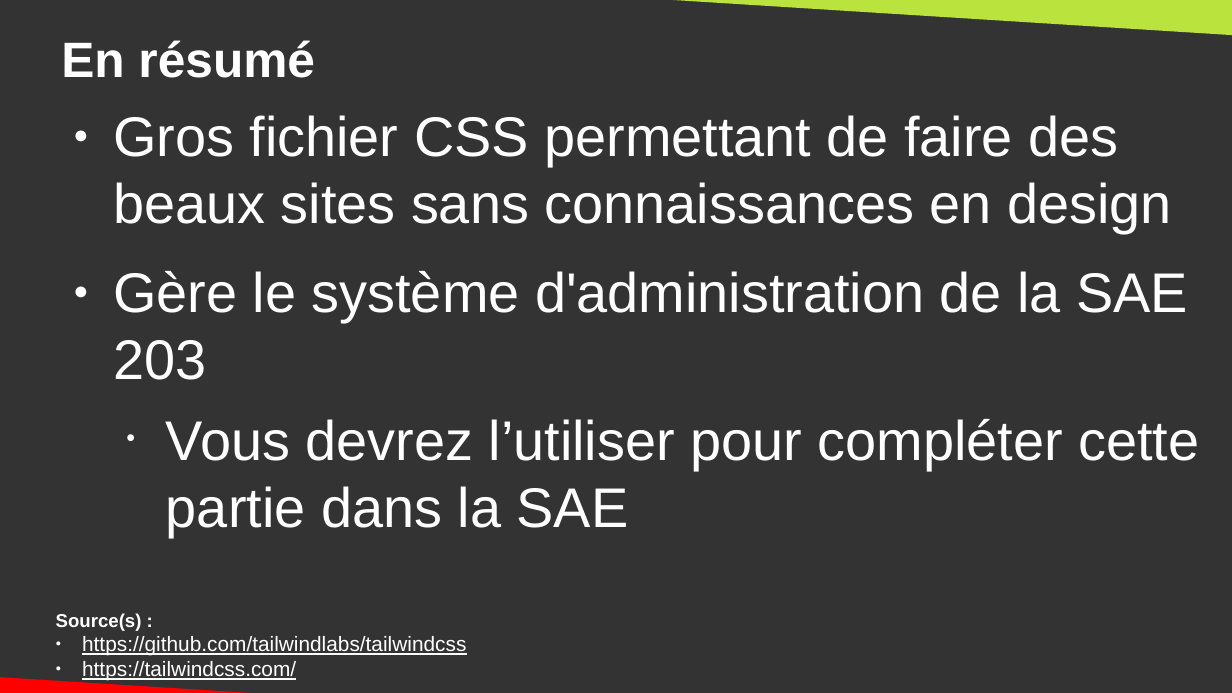
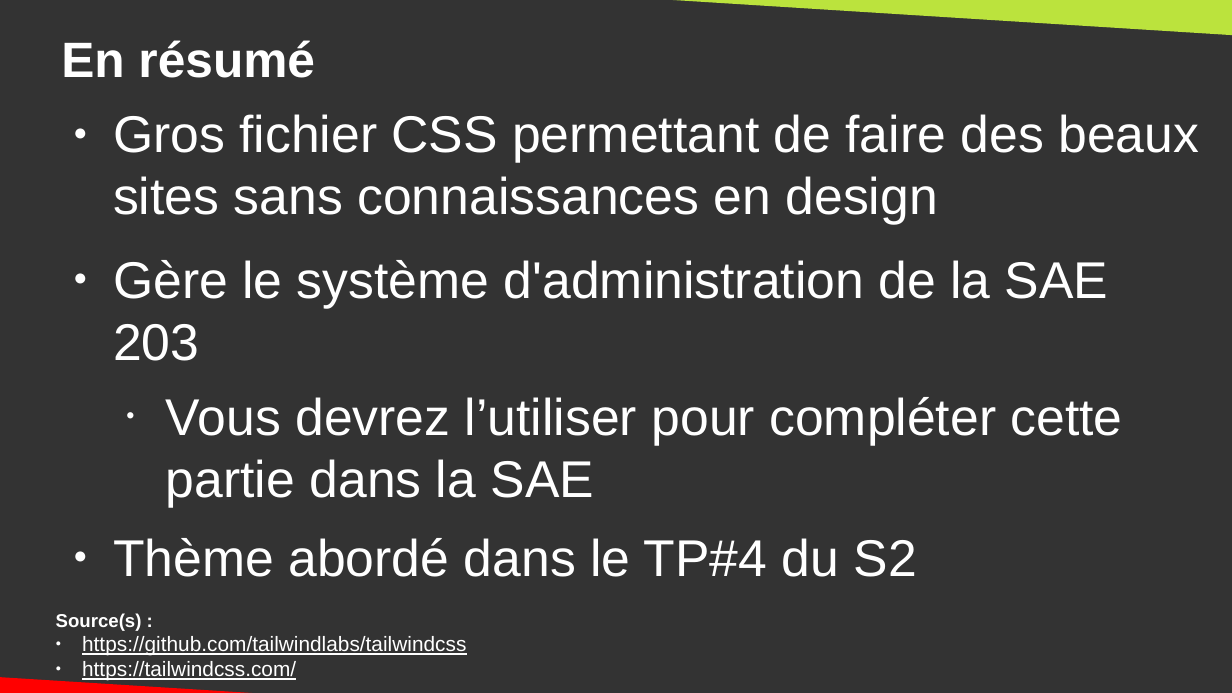
Before and after one commit to DanYellow/cours, a slide deck: slide 20 of integration-web-s2/cours-magistraux/numero-1/presentation.odp (slide 18 before the commit). Drawn at 1232x693 pixels with LibreOffice and Linux fonts; fonts in the diff are those of the drawing. Boxes give left, top, right and bottom in pixels: in the first picture for what was removed or moved away, otherwise in the second. Text is boxed around its words. In the diff, an @@ line names an element or a change of style, - is before the commit and + after.

```diff
--- a/integration-web-s2/cours-magistraux/numero-1/presentation.odp
+++ b/integration-web-s2/cours-magistraux/numero-1/presentation.odp
@@ text at <box>113,114,1199,508</box>: size 36 to 33.3 pt in "Gros fichier CSS permettant de faire des ...", "Gère le système d'administration de la SAE ...", "Vous devrez l’utiliser pour compléter cette partie ..." @@
@@ text at <box>113,538,917,577</box>: paragraph added @@
+● Thème abordé dans le TP#4 du S2
```
Also in this commit, not shown: 6 other slides changed, 2 slides added, 1 other file.
